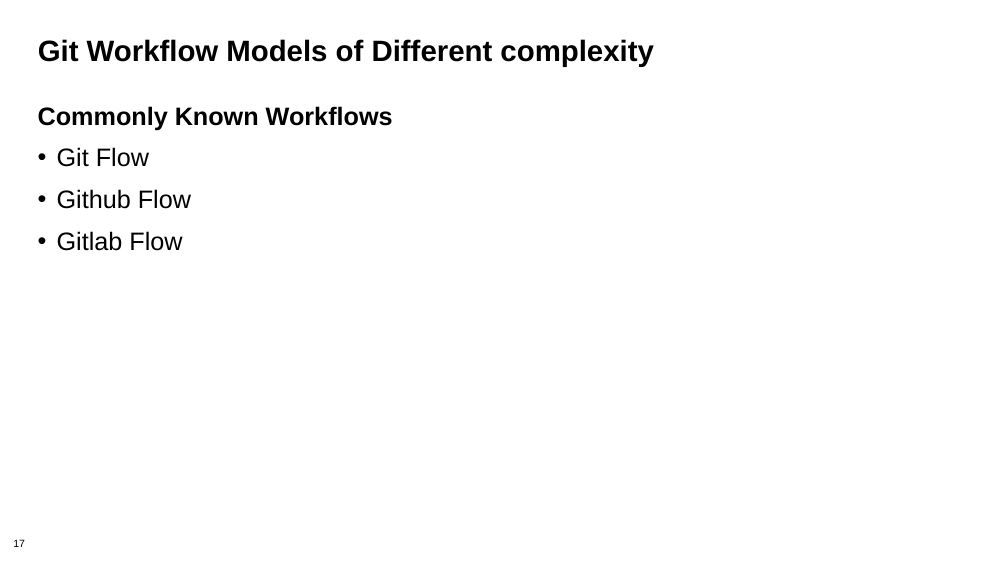
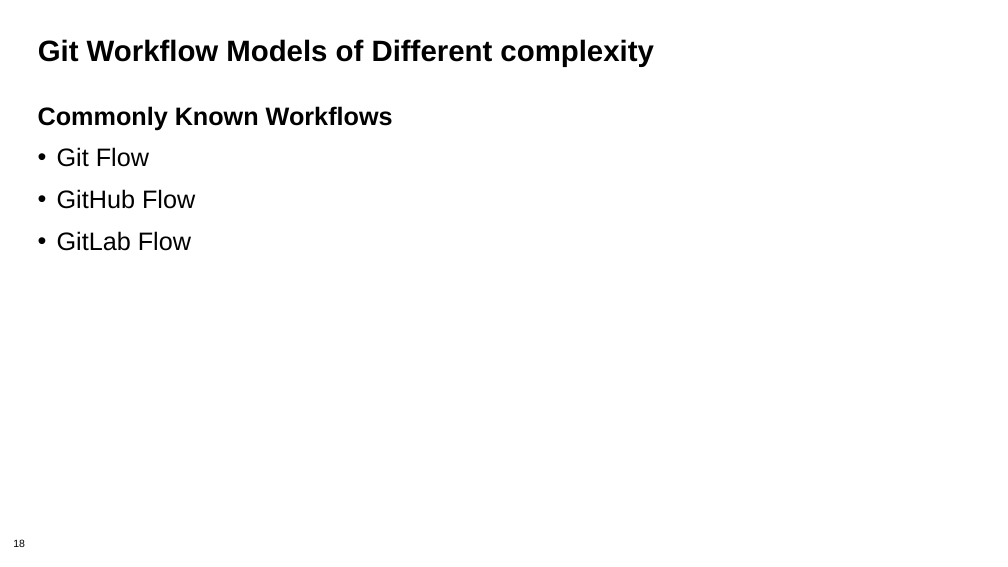
Before and after one commit to bssw-tutorial/presentations, a slide deck: slide 18 of git-workflows.pptx (slide 17 before the commit). Drawn at 1008x567 pixels with LibreOffice and Linux fonts; fonts in the diff are those of the drawing; background and template pictures are left out. Boxes give left, top, right and bottom in pixels: in the first picture for what was removed or moved away, otherwise in the second. Text is boxed around its words. In the diff, an @@ line names an element or a change of style, - is before the commit and + after.

```diff
--- a/git-workflows.pptx
+++ b/git-workflows.pptx
@@ text at box(57, 189, 195, 251): text changed @@
-• Github Flow
-• Gitlab Flow
+• GitHub Flow
+• GitLab Flow
@@ page number at box(13, 539, 25, 547): text changed @@
-17
+18
```
Also in this commit, not shown: 8 other slides changed, 2 slides added, 1 other file.
